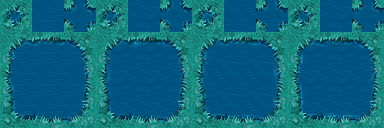
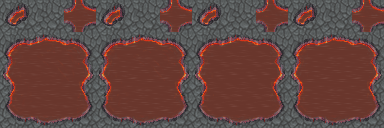
Layers edited between the first and the second w=384, h=128 image:
added group "Lava" with 5 layers above "Demon Water" over [0, 0, 384, 128]
added layer "edge" in group "Lava" over [0, 0, 384, 128]
added layer "ground" in group "Lava" over [0, 0, 384, 128]
added layer "Layer 11 copy 3" in group "Lava" over [0, 0, 384, 128]
added layer "lava" in group "Lava" over [0, 0, 384, 128]
hid group "Demon Water" (6 layers) over [0, 0, 384, 128]
